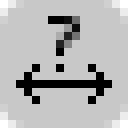
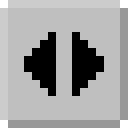
The second 128px x 128px image is a revision of the first. Changes to its layers:
removed layer "?" over [48, 16, 80, 72]
removed layer "Ebene #1" over [16, 64, 112, 104]
renamed "Hintergrund" to "Background", painted on it over [0, 0, 128, 128]
